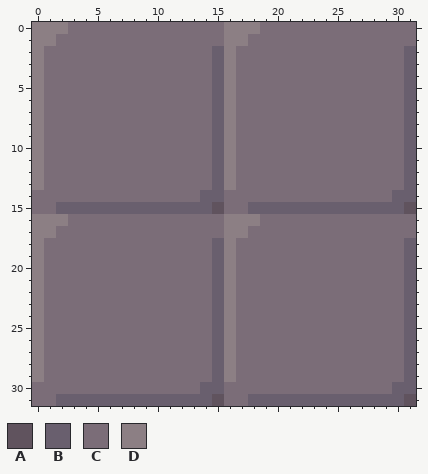
Pixel-art file: resources/images/castle_floor.aseprite. Above, as it was before the edit.
32x32 pixels, 1 frame.
Palette (. is transparent): A #60535e  B #695f6e  C #7b6d78  D #8c7f84
After the commit:
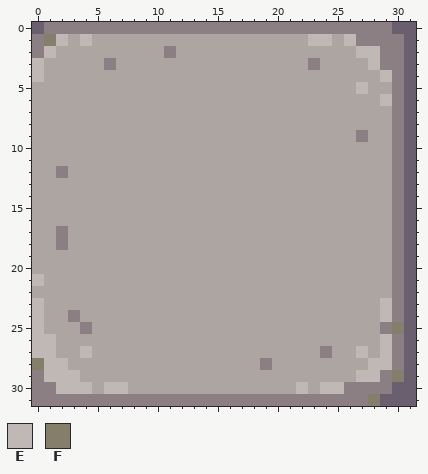
Colours new in this view: E #bfb8b5  F #857e6a
The author wrote: izmenjena slika poda, da bi se bolje razlikovala od zidova
Difference:
Colour C changes from #7b6d78 to #aca5a2.
Colour A becomes colour B in row 15 at x 31; in row 31 at x 31.
Colour C becomes colour B in row 0 at x 30 to 31; in row 1 at x 31; in rows 16 to 17 at x 31.
Colour D becomes colour B in row 0 at x 0.
Colour A becomes colour C in row 15 at x 15.
Colour B becomes colour C in rows 2 to 13 at x 15; in row 14 at x 14 to 15; in row 15 at x 2 to 14 and 18 to 29; in rows 18 to 29 at x 15; in row 30 at x 14 to 15.
Colour D becomes colour C in row 1 at x 16 to 17; in rows 2 to 4 at x 16; in rows 5 to 13 at x 0 and 16; in row 16 at x 0 to 2 and 16 to 18; in row 17 at x 0 to 1 and 16 to 17; in rows 18 to 20 at x 0 and 16.
Colour D becomes colour C in row 21 at x 16; in row 22 at x 0 and 16; in rows 23 to 29 at x 16.
Colour A becomes colour D in row 31 at x 15.
Colour B becomes colour D in rows 14 to 15 at x 30; in row 31 at x 2 to 14 and 18 to 27.
Colour C becomes colour D in row 0 at x 3 to 15 and 19 to 29; in row 1 at x 27 to 30; in row 2 at x 11 and 29 to 30; in row 3 at x 6, 23 and 29 to 30; in rows 4 to 8 at x 30; in row 9 at x 27 and 30.
Colour C becomes colour D in rows 10 to 11 at x 30; in row 12 at x 2 and 30; in row 13 at x 30; in row 16 at x 30; in rows 17 to 18 at x 2 and 30; in rows 19 to 23 at x 30.
Colour C becomes colour D in row 24 at x 3 and 30; in row 25 at x 4 and 29; in row 26 at x 30; in row 27 at x 24 and 30; in row 28 at x 19 and 30; in row 29 at x 29.
Colour C becomes colour D in row 30 at x 0 to 1 and 26 to 29; in row 31 at x 0 to 1 and 16 to 17.
Colour C becomes colour E in row 1 at x 2, 4, 23 to 24 and 26; in row 2 at x 1 and 27 to 28; in row 3 at x 28; in row 4 at x 29; in row 5 at x 27; in row 6 at x 29.
Colour C becomes colour E in rows 23 to 24 at x 29; in row 26 at x 1 and 29; in row 27 at x 1, 4, 27 and 29; in row 28 at x 1 to 2 and 28 to 29; in row 29 at x 1 to 3 and 27 to 28; in row 30 at x 2 to 4, 6 to 7, 22 and 24 to 25.
Colour D becomes colour E in rows 3 to 4 at x 0; in row 21 at x 0; in rows 23 to 27 at x 0.
Colour B becomes colour F in row 31 at x 28.
Colour C becomes colour F in row 25 at x 30; in row 29 at x 30.
Colour D becomes colour F in row 1 at x 1; in row 28 at x 0.
Boxes around the changes in both pictures, in picture pixels (x1, y1, x2, y2):
changed: (32, 22, 416, 406)
